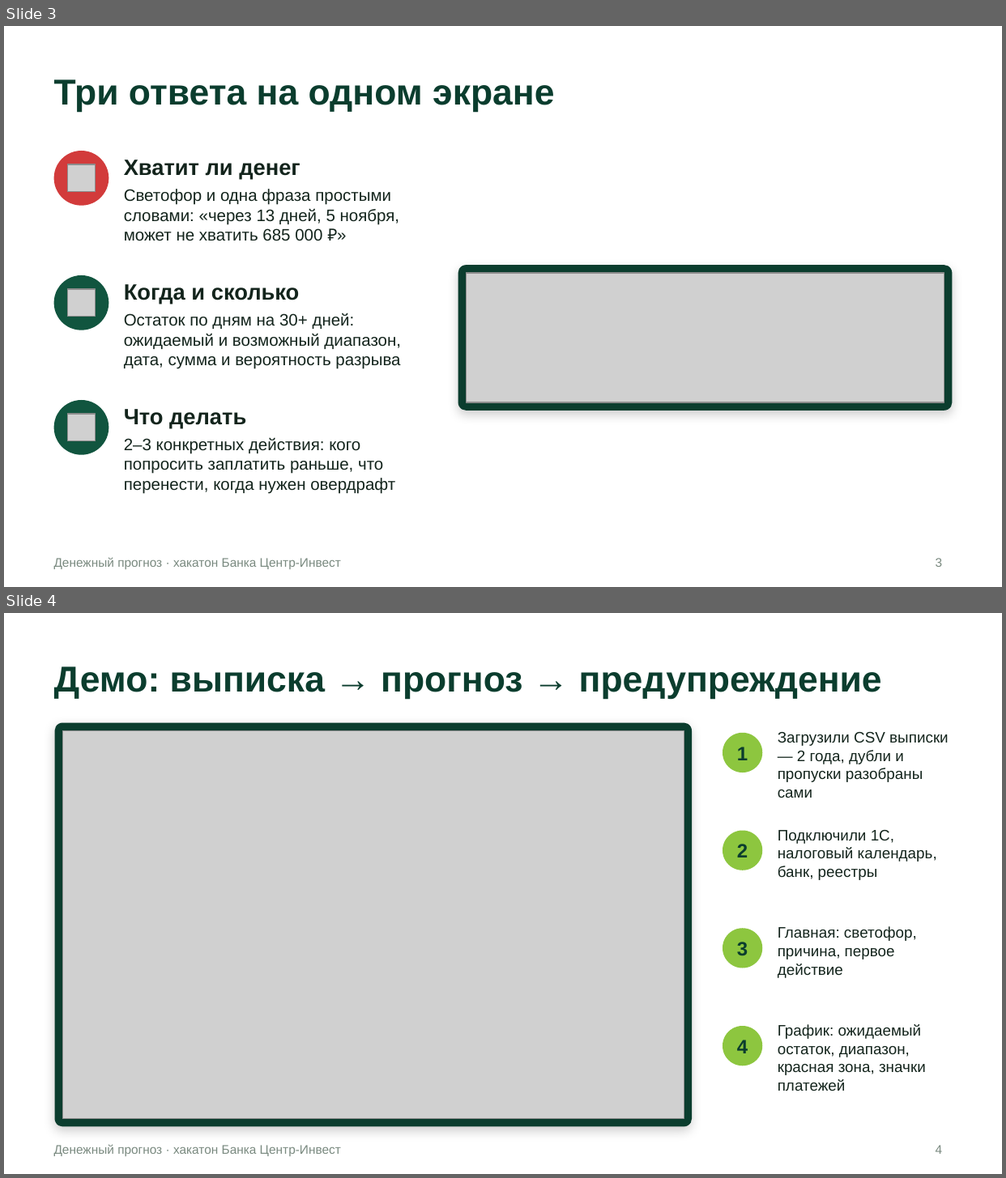
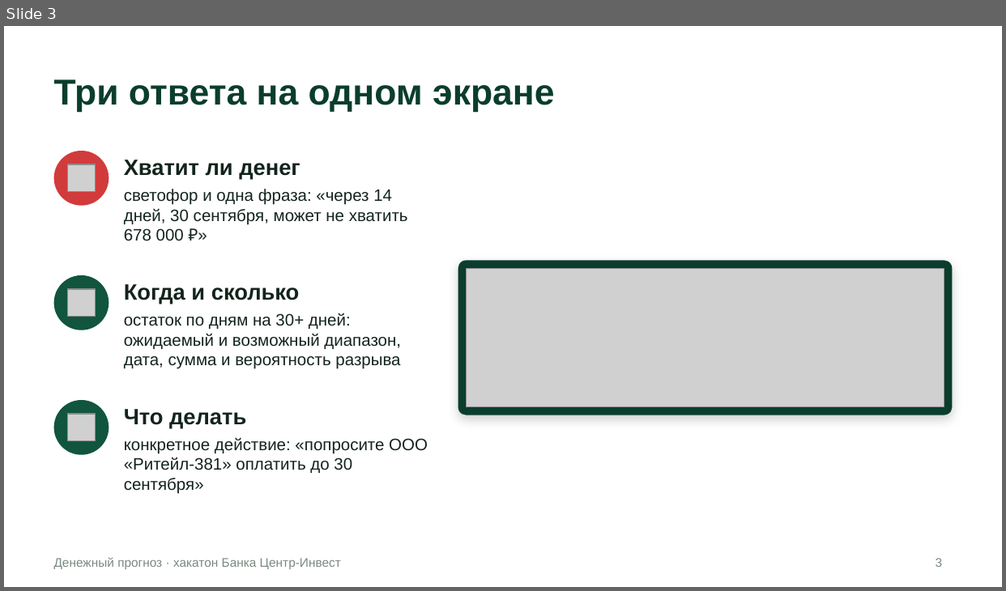
Before and after one commit to VaDex-web/cashflow, a slide deck: docs/presentation.pptx. Shown one above the other, each under a label of ours: slides 3 and 4 before the commit, slide 3 after it. The pictures are 1006x1178 and 1006x591 pixels, drawn with LibreOffice and Linux fonts; fonts in the diff are those of the drawing; grey boxes stand for pictures. Boxes give left, top, right and bottom in pixels: in the first picture for what was removed or moved away, otherwise in the second. Text is boxed around its words. In the diff, an @@ line names an element or a change of style, - is before the commit and + after.

```diff
--- a/docs/presentation.pptx
+++ b/docs/presentation.pptx
@@ slide 4 removed at [4, 613, 1002, 1174], background #FFFFFF; not listed: 1 template element that a slide beside it also shows @@
@@ title removed at [54, 666, 882, 700] @@
-Демо: выписка → прогноз → предупреждение
@@ rounded rectangle removed at [55, 723, 692, 1127] @@
@@ picture removed at [63, 730, 684, 1119] @@
@@ ellipse removed at [722, 733, 762, 773] @@
@@ text removed at [778, 732, 948, 798] @@
-Загрузили CSV выписки — 2 года, дубли и пропуски разобраны сами
@@ text removed at [737, 747, 748, 760] @@
-1
@@ ellipse removed at [722, 831, 762, 871] @@
@@ text removed at [778, 830, 937, 880] @@
-Подключили 1С, налоговый календарь, банк, реестры
@@ text removed at [737, 844, 748, 858] @@
-2
@@ ellipse removed at [722, 928, 762, 969] @@
@@ text removed at [778, 926, 917, 978] @@
-Главная: светофор, причина, первое действие
@@ text removed at [737, 942, 748, 956] @@
-3
@@ text removed at [778, 1024, 926, 1091] @@
-График: ожидаемый остаток, диапазон, красная зона, значки платежей
@@ ellipse removed at [722, 1026, 762, 1066] @@
@@ text removed at [737, 1040, 748, 1054] @@
-4
@@ page number removed at [936, 1145, 943, 1154] @@
-4
@@ slide 3 changed as well @@
@@ text at [124, 189, 408, 241]: text changed @@
-Светофор и одна фраза простыми словами: «через 13 дней, 5 ноября, может не хватить 685 000 ₽»
+светофор и одна фраза: «через 14 дней, 30 сентября, может не хватить 678 000 ₽»
@@ rounded rectangle: place and size @@
-rounded rectangle at [458, 266, 952, 412]
+rounded rectangle at [458, 261, 952, 415]
@@ rounded rectangle at [458, 261, 952, 415]: proportions changed @@
@@ picture: place and size @@
-picture at [466, 274, 944, 403]
+picture at [466, 268, 944, 408]
@@ text at [124, 313, 401, 369]: text changed @@
-Остаток по дням на 30+ дней: ожидаемый и возможный диапазон, дата, сумма и вероятность разрыва
+остаток по дням на 30+ дней: ожидаемый и возможный диапазон, дата, сумма и вероятность разрыва
@@ text at [124, 437, 428, 494]: text changed @@
-2–3 конкретных действия: кого попросить заплатить раньше, что перенести, когда нужен овердрафт
+конкретное действие: «попросите ООО «Ритейл-381» оплатить до 30 сентября»
```
Also in this commit, not shown: 6 other slides changed, 4 slides added, 5 other slides removed, 23 other files.
